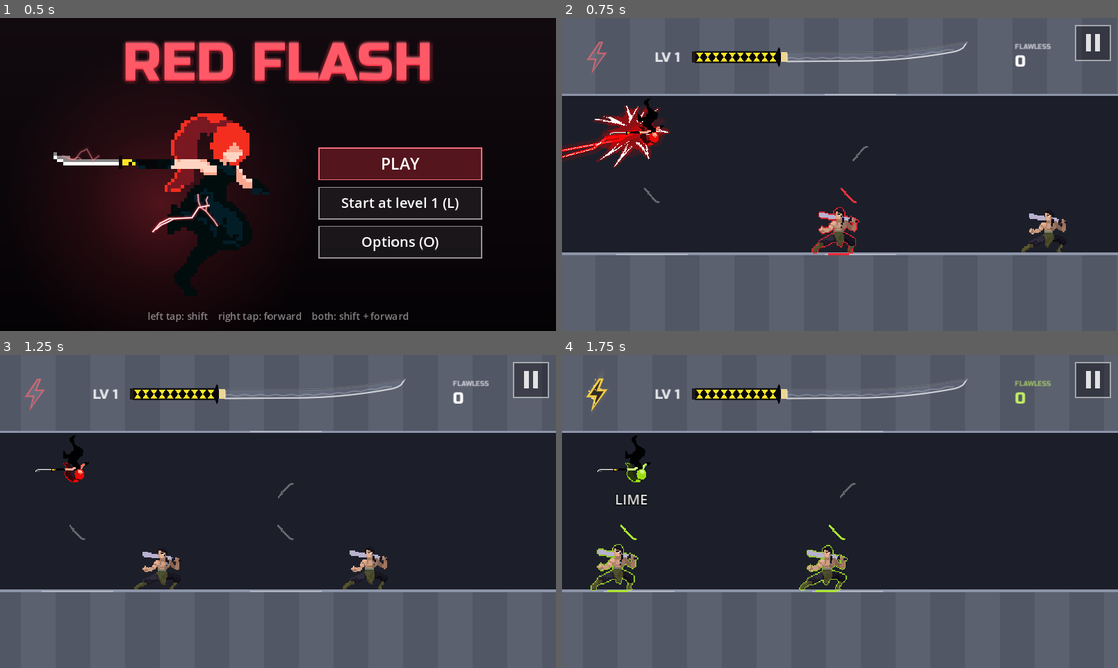
Above: before the commit, frames 1-4 (two rows, left to right).
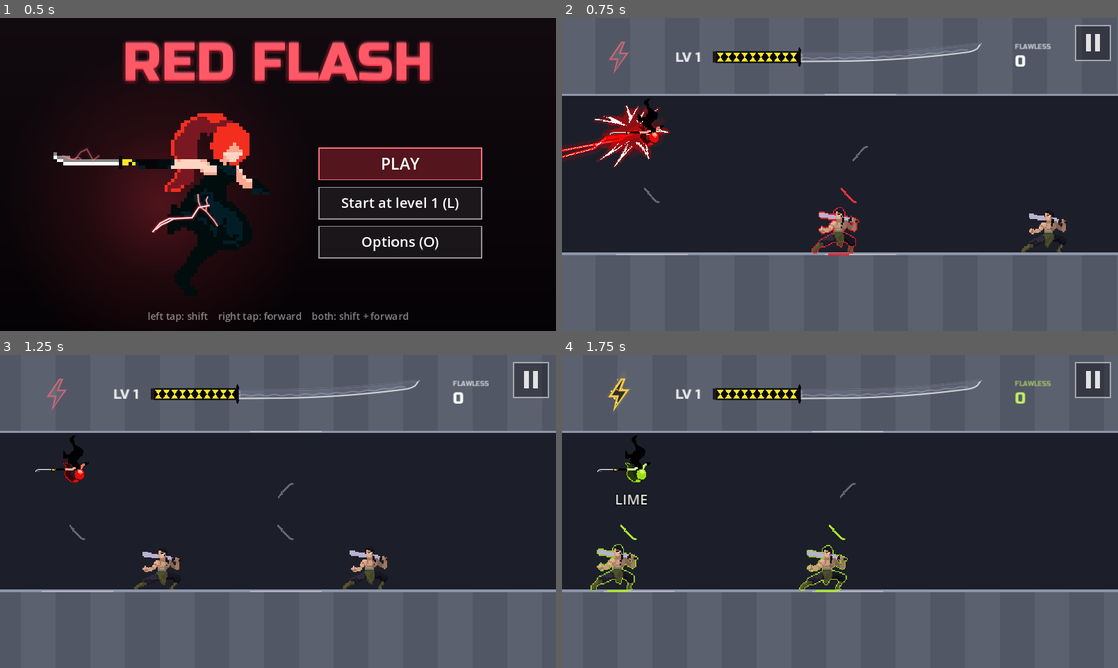
Above: after the commit, the same moments.

Repository: fredsbreads/game-off
Game: Godot game, scene res://scenes/main.tscn
The game is run twice, just before and just after one commit, with the same random seed, the same clock (stepped at 60 frames per second) and the same inputs. Sound files missing from this copy of the repository are replaced by a short silence.
Inputs (mouse positions are in pixels of both pictures, inside the frame that each line leads up to):
- Up to frame 1 (0.5 s): no input
- Up to frame 2 (0.75 s): tap Enter at 0.5 s; move the mouse to (962, 158) at 0.52 s; hold Right from 0.53 s (still down); hold J (tp_vertical) from 0.53 s (still down); click (962, 158) at 0.67 s
- Up to frame 3 (1.25 s): keep holding Right; keep holding J (tp_vertical); tap Space at 0.77 s
- Up to frame 4 (1.75 s): move the mouse to (728, 527) at 1.27 s; release Right at 1.28 s; release J (tp_vertical) at 1.28 s; hold Down from 1.28 s (still down); tap C at 1.35 s; tap Space at 1.52 s

Frame 1 is identical in both runs. In frame 2, 1.0% of the frame differs, in the area x 4-84%, y 7-18%; in frame 3, 1.0%; in frame 4, 1.1%, in the area x 4-84%, y 7-19%.

Commit message:
Katana: straight 20% then curving (option 4); no collar past the guard; power-up bolt halfway between the screen edge and the level

Diff:
--- a/scripts/hud.gd
+++ b/scripts/hud.gd
@@ -243,12 +243,14 @@
 	var view := get_viewport().get_visible_rect().size
 	# The bolt and the streak out toward the edges; the level and the katana
 	# centred between them.
-	var bolt_left := view.x * 0.045
+	# The level and the katana a little left of centre (room for the streak);
+	# the bolt halfway between the screen's left edge and the level; the
+	# streak toward the right edge.
 	var streak_left := view.x - 190.0
-	var mid := (bolt_left + TopBar.BOLT_SIZE.x + streak_left) / 2.0
 	var ext := _top.extent()
-	_top.position = Vector2(mid - (ext.x + ext.y) / 2.0, maxf(ceiling_y * 0.5, 34.0) - TopBar.BLADE.y / 2.0)
-	_top.bolt_x = bolt_left - _top.position.x
+	_top.position = Vector2(view.x / 2.0 - 22.0 - (ext.x + ext.y) / 2.0, maxf(ceiling_y * 0.5, 34.0) - TopBar.BLADE.y / 2.0)
+	var level_left := _top.position.x + ext.x
+	_top.bolt_x = level_left / 2.0 - TopBar.BOLT_SIZE.x / 2.0 - _top.position.x
 	_top.streak_x = streak_left - _top.position.x
 
 
--- a/scripts/top_bar.gd
+++ b/scripts/top_bar.gd
@@ -20,8 +20,8 @@
 const TIP := 24.0            # the point (kissaki): pixels at the end where the edge sweeps up to the spine
 # The grip is straight and level; the blade leaves the guard level too and
 # curves gently up from there to the tip.
-const SORI := 20.0           # how far the tip rises (pixels)
-const STRAIGHT := 0.4        # the first part of the blade that stays straight (of its length); it curves after
+static var sori := 18.0       # how far the tip rises (pixels)
+static var straight := 0.2    # the first part of the blade that stays straight (of its length); it curves after
 const TAPER := 0.15          # the blade narrows this much (of its width) from the guard to the point
 const STEEL := Color(0.92, 0.94, 1.0, 0.95)       # counted
 const PENDING := Color(0.6, 0.62, 0.68, 0.8)      # this chain's kills, not yet counted
@@ -36,12 +36,10 @@
 const RESULT_ACT := 0.35
 const RESULT_HOLD := 0.2
 
-# The hilt, left of the blade: a pale gold collar (habaki), a thin black
-# guard seen edge-on (tsuba), the grip (tsuka, about a third of the whole):
+# The hilt, left of the blade: a thin black guard seen edge-on (tsuba), the grip (tsuka, about a third of the whole):
 # yellow wrap crossing over black, so black diamonds show between, and a
 # dark cap at its end (kashira).
-const HABAKI := 12.0
-const HABAKI_COLOUR := Color(0.92, 0.84, 0.58)
+const HABAKI := 0.0   # (no collar: the blade starts right at the guard)
 const TSUBA := Vector2(7, 36)
 const TSUKA := 150.0
 const KASHIRA := 6.0
@@ -321,10 +319,10 @@
 ## the blade narrowing a little toward the point. x: pixels along the blade
 ## (negative: the hilt).
 func _arc(x: float) -> float:
-	# Level along the grip and the first STRAIGHT of the blade, then curving
+	# Level along the grip and the first `straight` of the blade, then curving
 	# up, more and more toward the tip (it leaves the straight part smoothly).
-	var t := maxf(x / BLADE.x - STRAIGHT, 0.0) / (1.0 - STRAIGHT)
-	return -SORI * t * t
+	var t := maxf(x / BLADE.x - straight, 0.0) / (1.0 - straight)
+	return -sori * t * t
 
 
 func _spine(x: float) -> float:
@@ -515,8 +513,6 @@
 		var a := TAU * i / 24.0
 		disc.append(gc + Vector2(cos(a) * TSUBA.x / 2.0, sin(a) * TSUBA.y / 2.0))
 	draw_colored_polygon(disc, HILT_BLACK)
-	# The collar, where the blade leaves the guard.
-	draw_colored_polygon(_band(-HABAKI, 0.0, BLADE.y + 2.0), HABAKI_COLOUR)
 
 
 ## Over the whole katana (grip and guard as well as the blade): the level-up's
